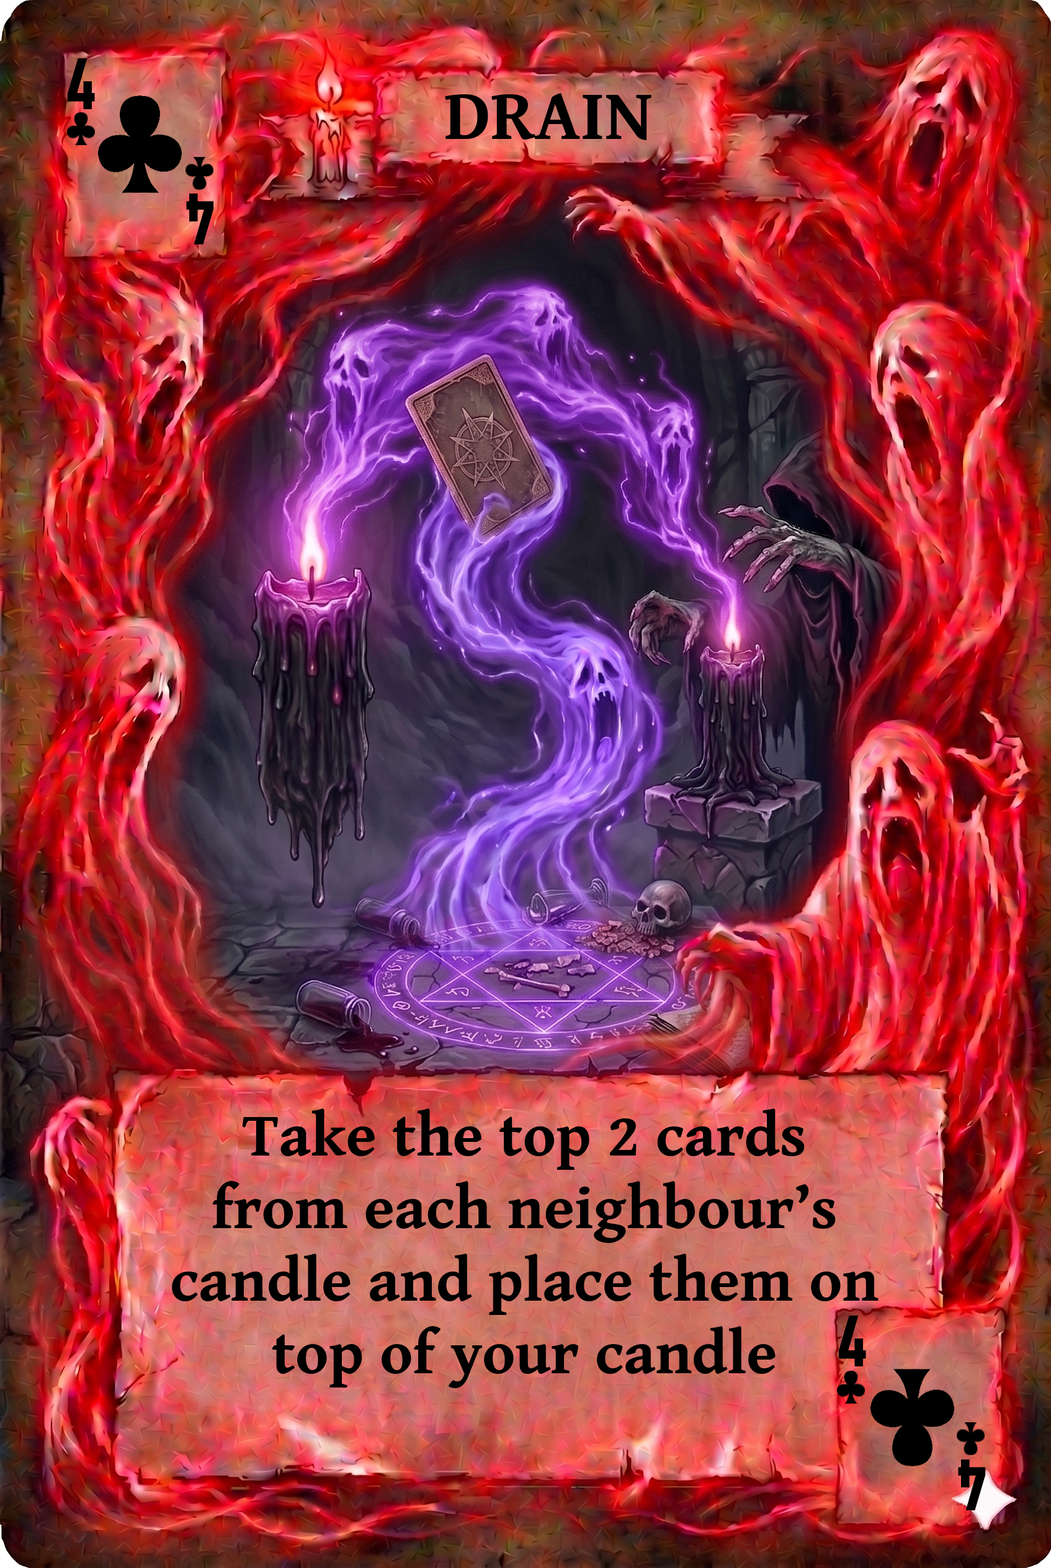
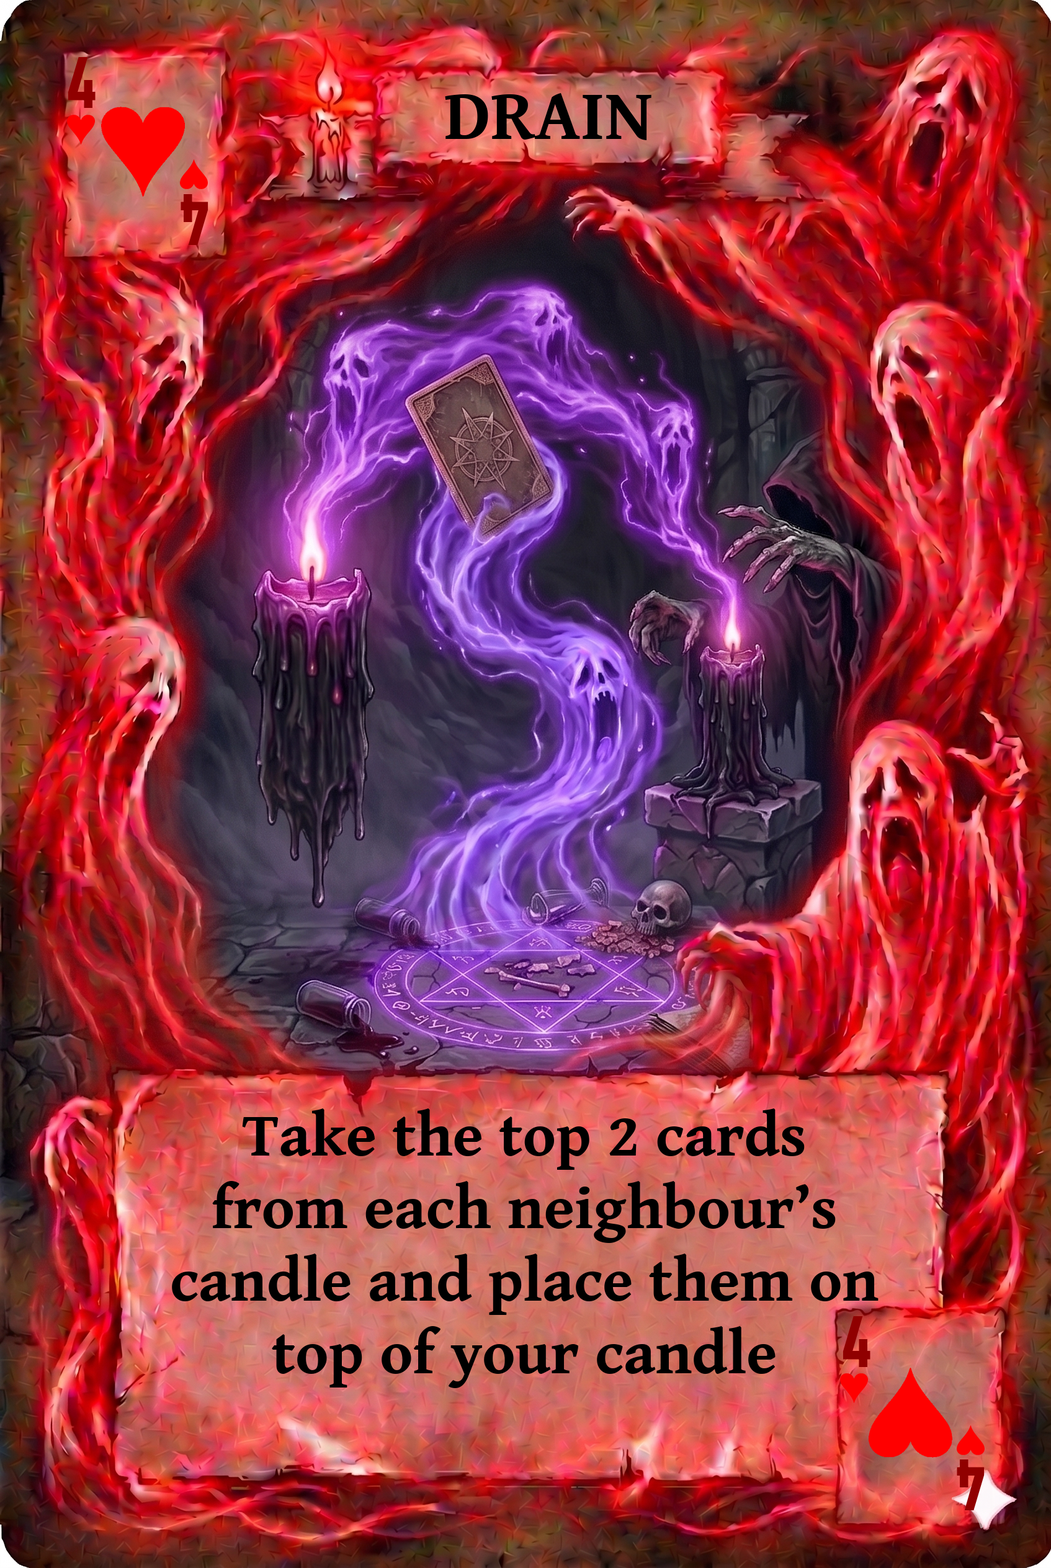
Layered file, before and after one edit (1051×1568). Changes by layer:
hid group "black copy" (22 layers) over 66, 58, 986, 1511
showed group "red copy" (22 layers) over 66, 57, 985, 1511
showed group "hearts" (8 layers) over 66, 106, 985, 1458